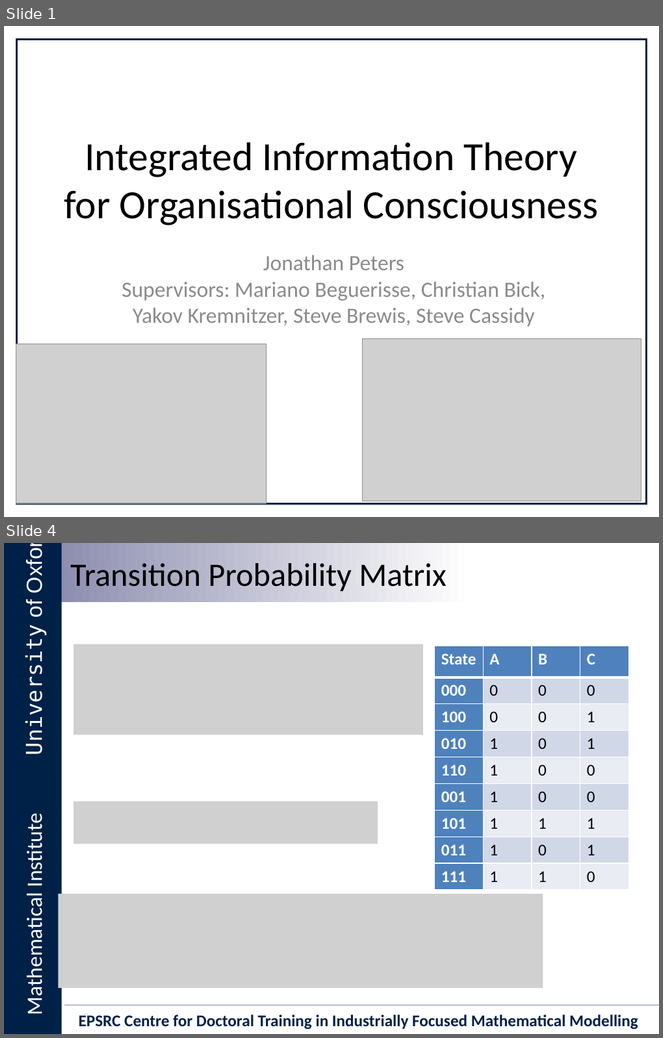
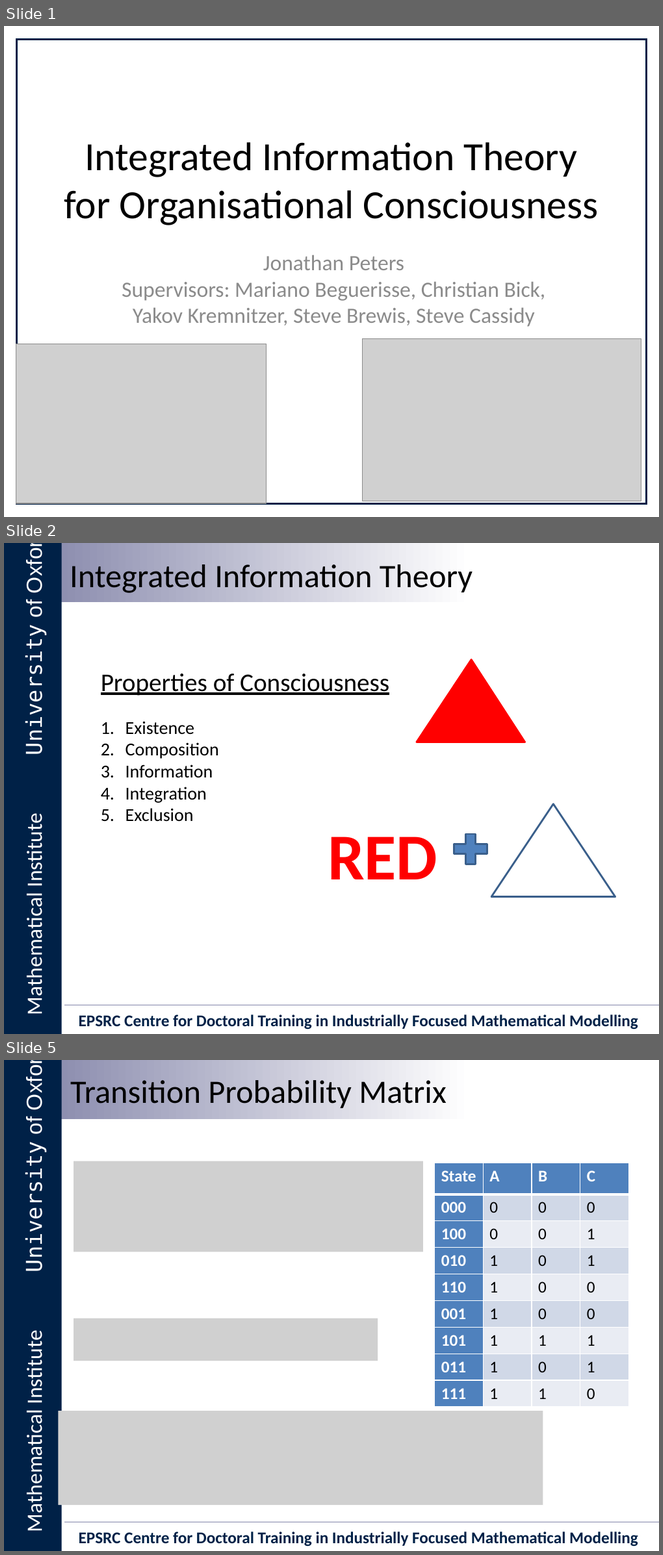
Before and after one commit to Ectheleon/IIT-Mini-Project, a slide deck: Writeup/Presentation/Integrated Information Theory for Organisational Consciousness.pptx. Shown one above the other, each under a label of ours: slides 1 and 4 before the commit, slides 1, 2 and 5 after it; the slides between them are not shown. The pictures are 663x1038 and 663x1555 pixels, drawn with LibreOffice and Linux fonts; fonts in the diff are those of the drawing; grey boxes stand for pictures; background and template pictures are left out. Boxes give left, top, right and bottom in pixels: in the first picture for what was removed or moved away, otherwise in the second. Text is boxed around its words. In the diff, an @@ line names an element or a change of style, - is before the commit and + after.

```diff
--- a/Writeup/Presentation/Integrated Information Theory for Organisational Consciousness.pptx
+++ b/Writeup/Presentation/Integrated Information Theory for Organisational Consciousness.pptx
@@ slide 2 added at (x1=4, y1=543, x2=659, y2=1034), background #FFFFFF; not listed: 6 template elements that a slide beside it also shows @@
@@ text added at (x1=70, y1=564, x2=473, y2=593), 36 pt, text #000000 @@
+Integrated Information Theory
@@ triangle added at (x1=417, y1=659, x2=525, y2=742), fill #FF0000, outline #FF0000 2 pt @@
@@ text added at (x1=101, y1=674, x2=389, y2=822), 20 pt, text #000000 @@
+Properties of Consciousness
+1. Existence
+2. Composition
+3. Information
+4. Integration
+5. Exclusion
@@ triangle added at (x1=492, y1=804, x2=615, y2=897), fill #FFFFFF, outline #3A5F8C 2 pt @@
@@ plus sign added at (x1=448, y1=828, x2=493, y2=870), fill #4F81BD, outline #3A5F8C 2 pt @@
@@ text added at (x1=328, y1=837, x2=438, y2=880), 72 pt, text #FF0000, bold @@
+RED
@@ what was slide 4 is now slide 5 @@
```
Also in this commit, not shown: 2 slides changed, 4 other slides added.
